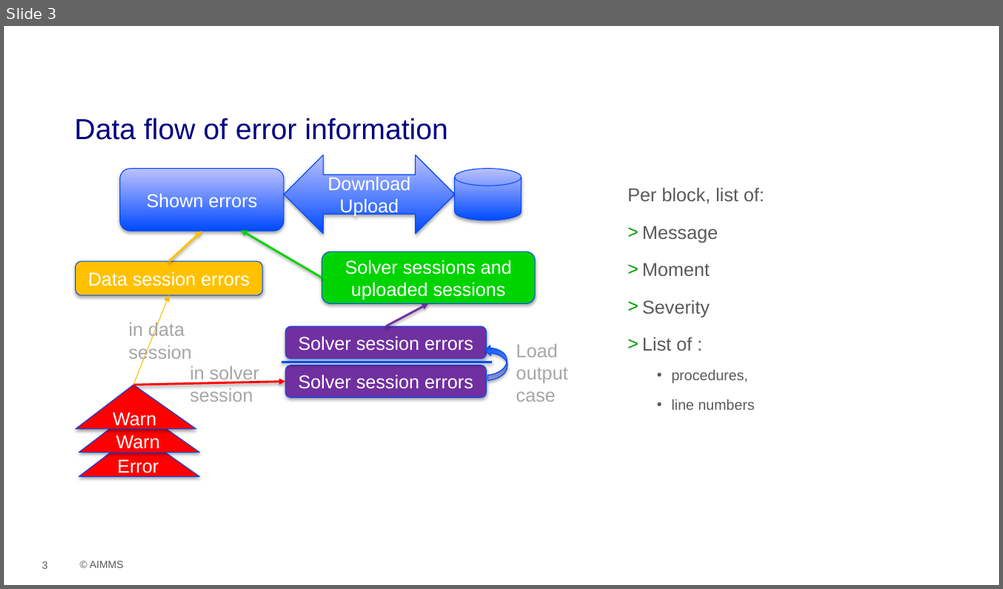
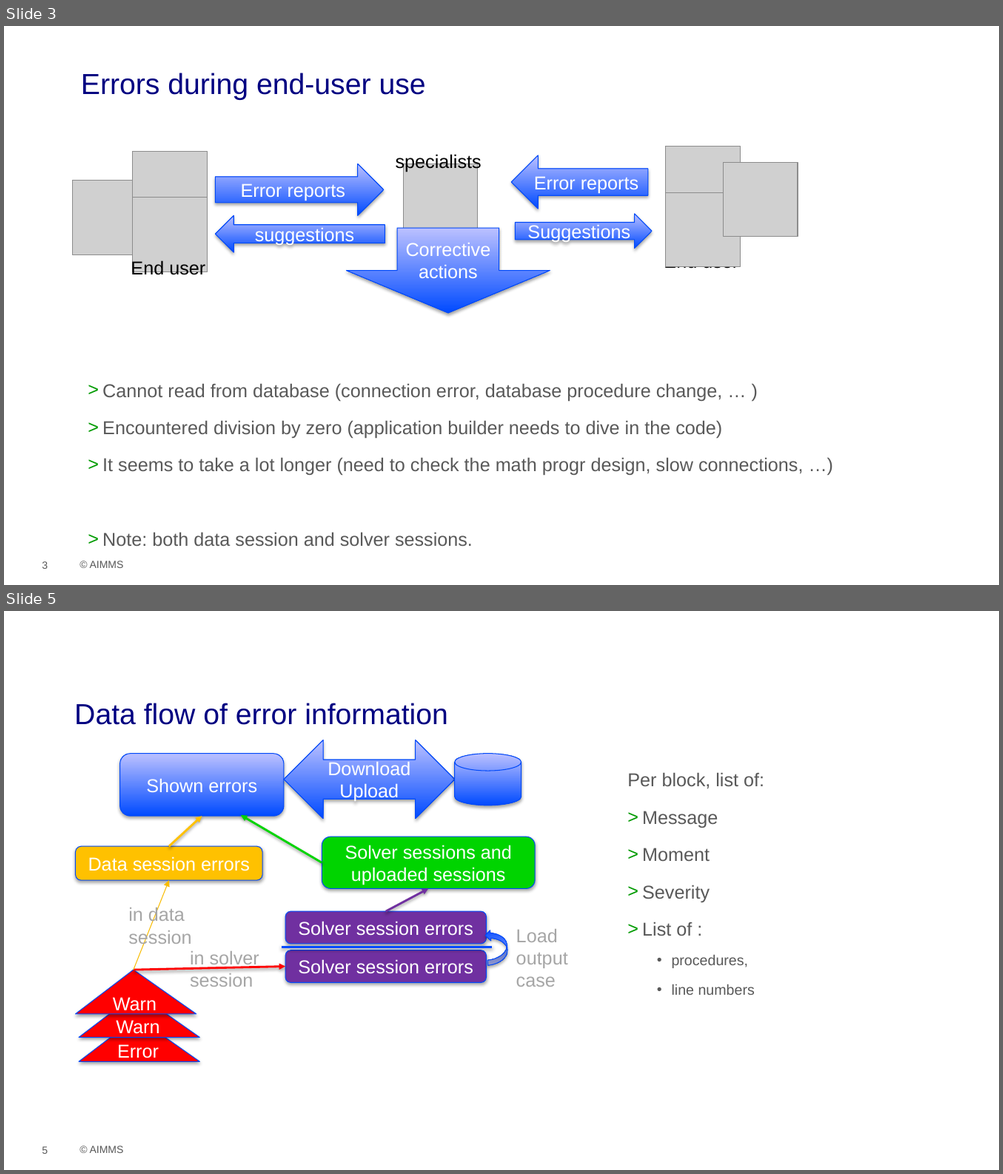
Before and after one commit to aimms/how-to, a slide deck: Articles/310/images/Errors as data.pptx. Shown one above the other, each under a label of ours: slide 3 before the commit, slides 3 and 5 after it; the slides between them are not shown. The pictures are 1003x589 and 1003x1174 pixels, drawn with LibreOffice and Linux fonts; fonts in the diff are those of the drawing; grey boxes stand for pictures; background and template pictures are left out. Boxes give left, top, right and bottom in pixels: in the first picture for what was removed or moved away, otherwise in the second. Text is boxed around its words. In the diff, an @@ line names an element or a change of style, - is before the commit and + after.

```diff
--- a/Articles/310/images/Errors as data.pptx
+++ b/Articles/310/images/Errors as data.pptx
@@ slide 3 added at box(4, 26, 999, 585), background #FFFFFF; not listed: 1 template element that a slide beside it also shows @@
@@ title added at box(81, 73, 426, 100), 28 pt, text #000081 @@
+Errors during end-user use
@@ picture added at box(132, 151, 207, 226) @@
@@ text added at box(395, 153, 481, 173), 18 pt, text #000000 @@
+specialists
@@ left arrow added at box(512, 155, 648, 209), fill gradient #004BFF to #BDC1FF, outline #0049F9 0.75 pt, 18 pt, text #FFFFFF @@
+Error reports
@@ picture added at box(665, 146, 740, 221) @@
@@ picture added at box(73, 181, 148, 255) @@
@@ right arrow added at box(215, 164, 383, 215), fill gradient #004BFF to #BDC1FF, outline #0049F9 0.75 pt, 18 pt, text #FFFFFF @@
+Error reports
@@ picture added at box(403, 164, 478, 238) @@
@@ picture added at box(723, 163, 798, 237) @@
@@ picture added at box(132, 198, 207, 272) @@
@@ picture added at box(665, 192, 740, 267) @@
@@ left arrow added at box(215, 215, 384, 252), fill gradient #004BFF to #BDC1FF, outline #0049F9 0.75 pt, 18 pt, text #FFFFFF @@
+suggestions
@@ right arrow added at box(515, 214, 652, 248), fill gradient #004BFF to #BDC1FF, outline #0049F9 0.75 pt, 18 pt, text #FFFFFF @@
+Suggestions
@@ down arrow added at box(347, 228, 550, 313), fill gradient #004BFF to #BDC1FF, outline #0049F9 0.75 pt, 18 pt, text #FFFFFF @@
+Corrective actions
@@ text added at box(131, 259, 205, 278), 18 pt, text #000000 @@
+End user
@@ text added at box(663, 252, 738, 272), 18 pt, text #000000 @@
+End user
@@ text added at box(102, 383, 802, 546), 18 pt, text #595959 @@
+> Cannot read from database (connection error, database procedure change, … )
+> Encountered division by zero (application builder needs to dive in the code)
+> It seems to take a lot longer (need to check the math progr design, slow connections, …)
+> Note: both data session and solver sessions.
@@ page number added at box(42, 562, 48, 569), 10 pt, text #585858 @@
+3
@@ what was slide 3 is now slide 5 @@
@@ page number at box(42, 1147, 48, 1154): text changed @@
-3
+5
```
Also in this commit, not shown: 1 slide changed, 3 other slides added, 1 slide removed, 3 other files.
